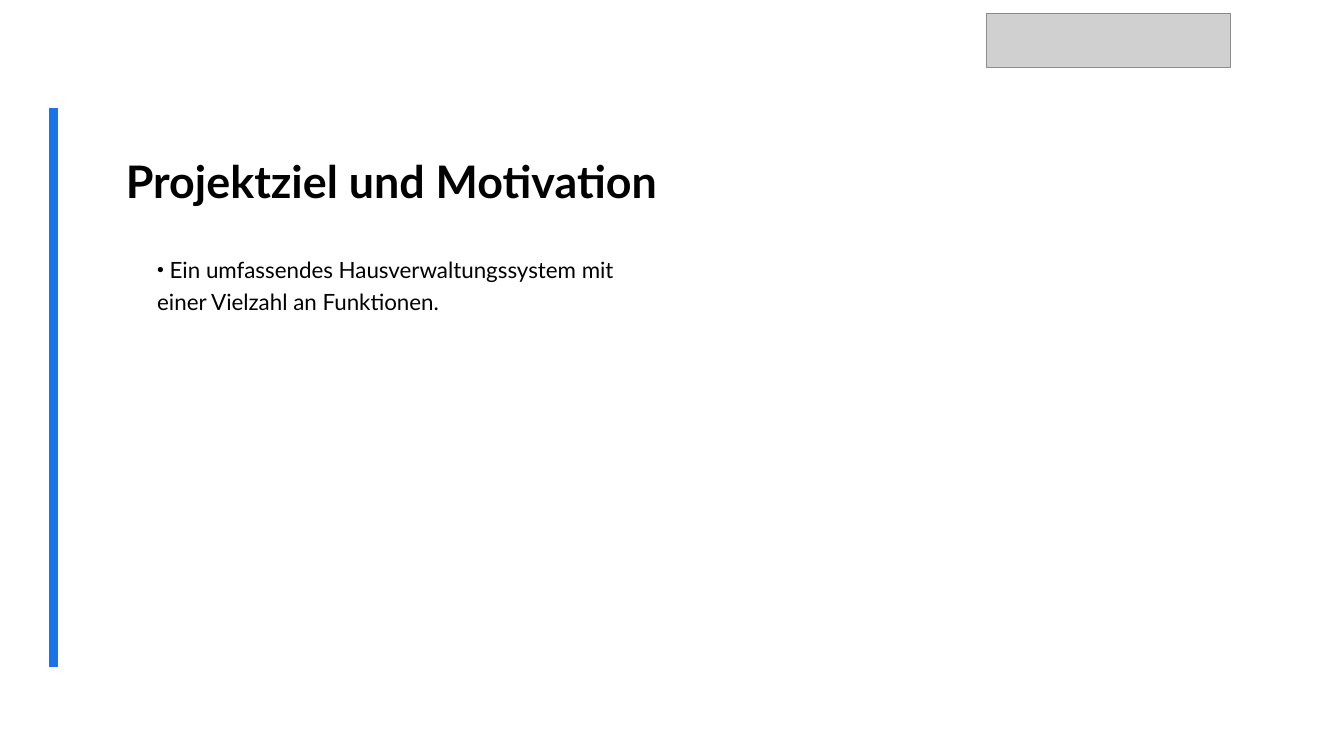
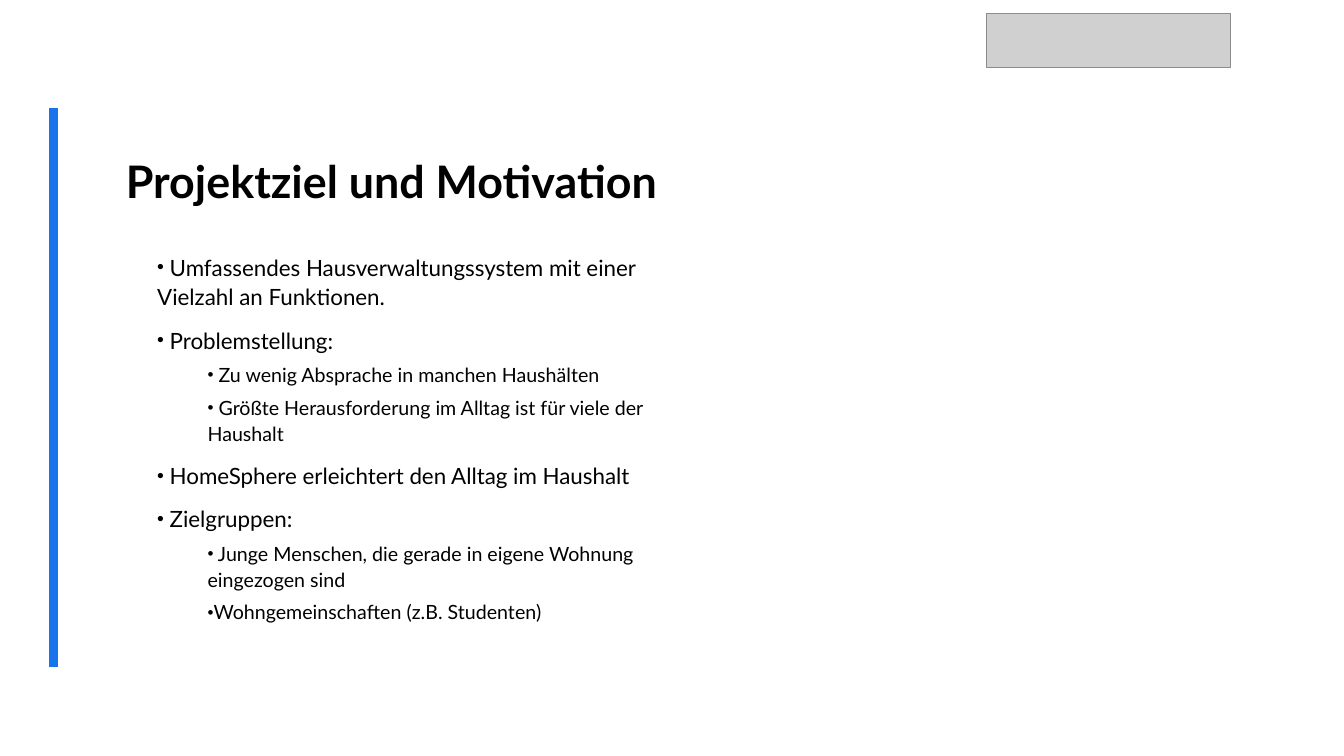
Before and after one commit to MasterLini/HomeSphere, a slide deck: slide 4 of Project-management/999. Abschlusspräsentation/Abschlusspräsentation 25.02.2025 HomeSphere.pptx. Drawn at 1344x756 pixels with LibreOffice and Linux fonts; fonts in the diff are those of the drawing; grey boxes stand for pictures; background and template pictures are left out. Boxes give left, top, right and bottom in pixels: in the first picture for what was removed or moved away, otherwise in the second. Text is boxed around its words. In the diff, an @@ line names an element or a change of style, - is before the commit and + after.

```diff
--- a/Project-management/999. Abschlusspräsentation/Abschlusspräsentation 25.02.2025 HomeSphere.pptx
+++ b/Project-management/999. Abschlusspräsentation/Abschlusspräsentation 25.02.2025 HomeSphere.pptx
@@ text at [157, 259, 643, 623]: text changed; size 16 to 14 pt @@
-• Ein umfassendes Hausverwaltungssystem mit einer Vielzahl an Funktionen.
+• Umfassendes Hausverwaltungssystem mit einer Vielzahl an Funktionen.
+• Problemstellung:
+  • Zu wenig Absprache in manchen Haushälten
+  • Größte Herausforderung im Alltag ist für viele der Haushalt
+• HomeSphere erleichtert den Alltag im Haushalt
+• Zielgruppen:
+  • Junge Menschen, die gerade in eigene Wohnung eingezogen sind
+  • Wohngemeinschaften (z.B. Studenten)
```
Also in this commit, not shown: 1 other slide changed, 14 slides added, 1 other file.
